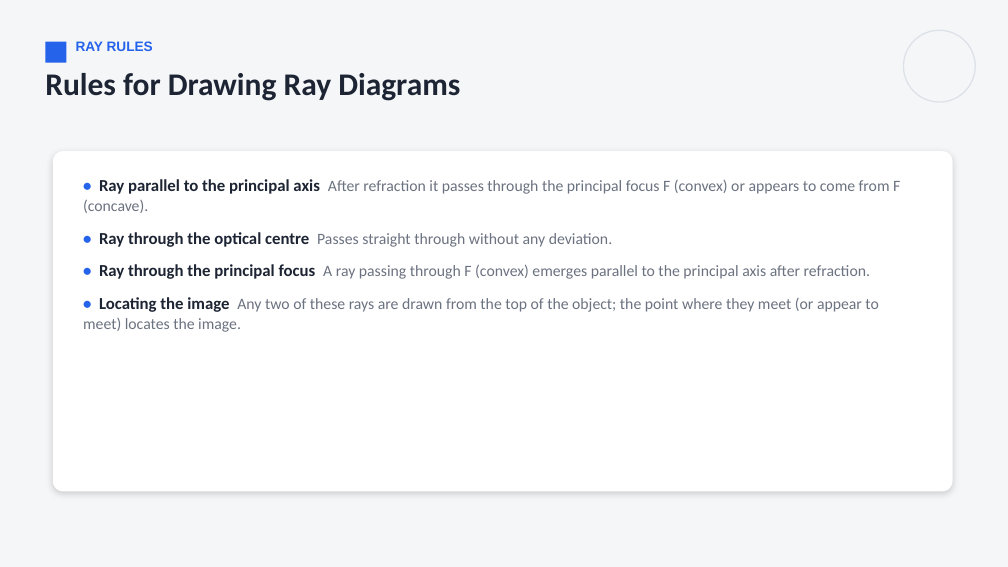
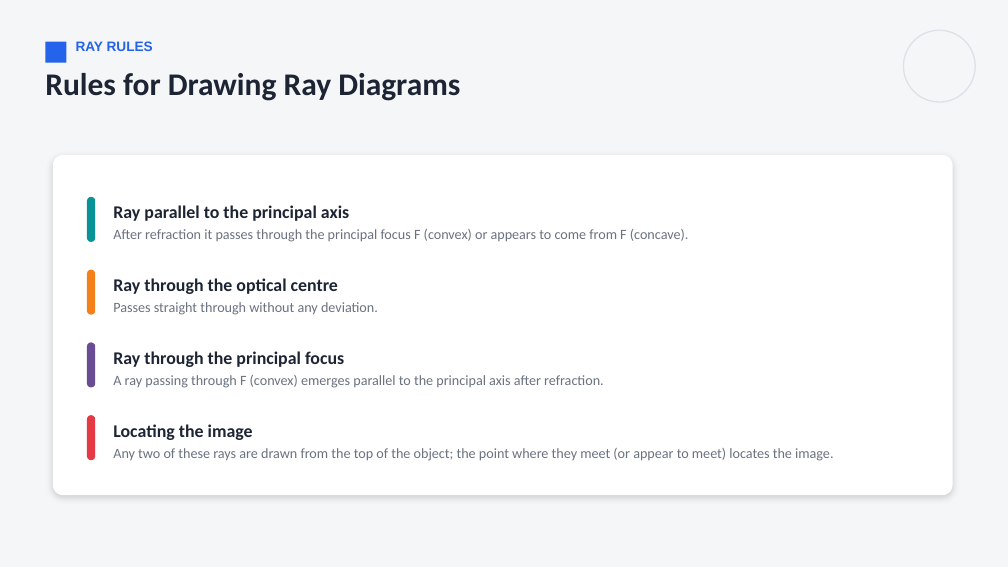
Before and after one commit to parmeshwars2911/MyFirstAR, a slide deck: slide 6 of ppt/MH_Grade10/MH10_S64_Lenses.pptx. Drawn at 1008x567 pixels with LibreOffice and Linux fonts; fonts in the diff are those of the drawing. Boxes give left, top, right and bottom in pixels: in the first picture for what was removed or moved away, otherwise in the second. Text is boxed around its words. In the diff, an @@ line names an element or a change of style, - is before the commit and + after.

```diff
--- a/ppt/MH_Grade10/MH10_S64_Lenses.pptx
+++ b/ppt/MH_Grade10/MH10_S64_Lenses.pptx
@@ rounded rectangle moved from (x1=53, y1=151, x2=953, y2=492) to (x1=53, y1=155, x2=953, y2=495) @@
@@ rounded rectangle added at (x1=87, y1=197, x2=95, y2=242), fill #0A9396 @@
@@ text added at (x1=113, y1=205, x2=688, y2=242), 13.5 pt, text #6B7280 @@
+Ray parallel to the principal axis
+After refraction it passes through the principal focus F (convex) or appears to come from F (concave).
@@ rounded rectangle added at (x1=87, y1=270, x2=95, y2=315), fill #F4801A @@
@@ text added at (x1=113, y1=278, x2=378, y2=315), 13.5 pt, text #6B7280 @@
+Ray through the optical centre
+Passes straight through without any deviation.
@@ rounded rectangle added at (x1=87, y1=343, x2=95, y2=388), fill #6A4C93 @@
@@ text added at (x1=113, y1=351, x2=604, y2=388), 13.5 pt, text #6B7280 @@
+Ray through the principal focus
+A ray passing through F (convex) emerges parallel to the principal axis after refraction.
@@ rounded rectangle added at (x1=87, y1=415, x2=95, y2=461), fill #E63946 @@
@@ text "Locating the image" at (x1=113, y1=424, x2=833, y2=461): vertical alignment top to middle @@
@@ text at (x1=113, y1=424, x2=833, y2=461): text changed; size 15 to 13.5 pt @@
-• Ray parallel to the principal axis After refraction it passes through the principal focus F (convex) or appears to come from F (concave).
-• Ray through the optical centre Passes straight through without any deviation.
-• Ray through the principal focus A ray passing through F (convex) emerges parallel to the principal axis after refraction.
-• Locating the image Any two of these rays are drawn from the top of the object; the point where they meet (or appear to meet) locates the image.
+Locating the image
+Any two of these rays are drawn from the top of the object; the point where they meet (or appear to meet) locates the image.
```
Also in this commit, not shown: 4 other slides changed, 12 other files.
